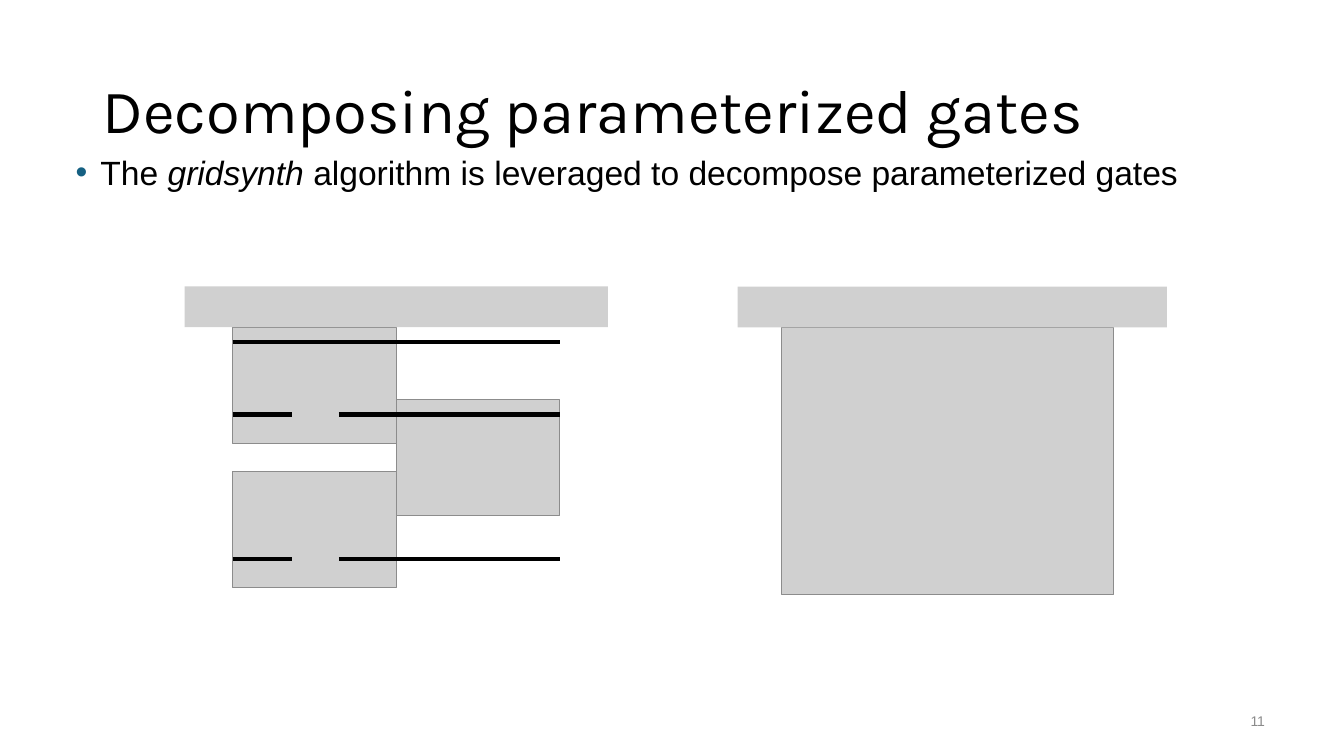
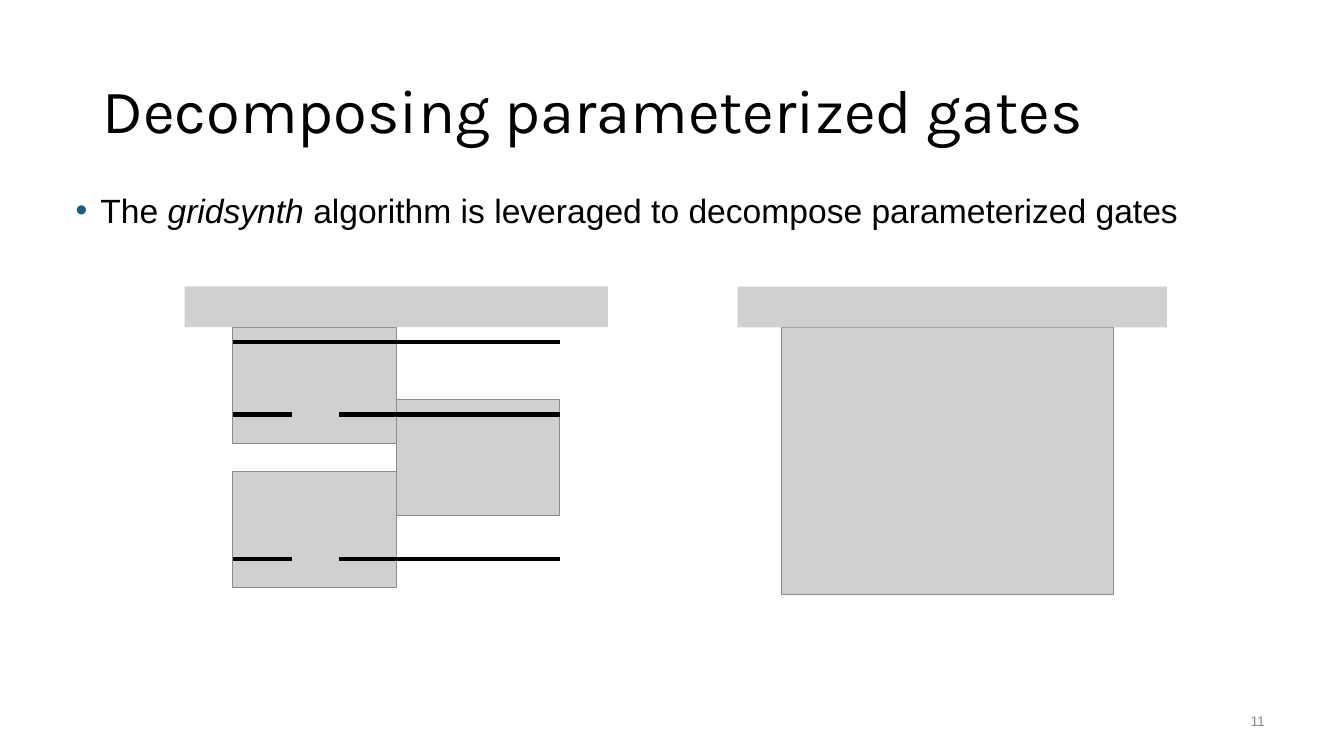
Before and after one commit to BQSKit/bqskit-tutorial, a slide deck: slide 11 of 4_FT_introduction.pptx. Drawn at 1344x756 pixels with LibreOffice and Linux fonts; fonts in the diff are those of the drawing; grey boxes stand for pictures. Boxes give left, top, right and bottom in pixels: in the first picture for what was removed or moved away, otherwise in the second. Text is boxed around its words. In the diff, an @@ line names an element or a change of style, - is before the commit and + after.

```diff
--- a/4_FT_introduction.pptx
+++ b/4_FT_introduction.pptx
@@ text "The gridsynth algorithm is leveraged ...": place and size @@
-text "The gridsynth algorithm is leveraged ..." at <box>100,160,1178,192</box>
+text "The gridsynth algorithm is leveraged ..." at <box>100,198,1178,230</box>
```
Also in this commit, not shown: 6 other slides changed.
